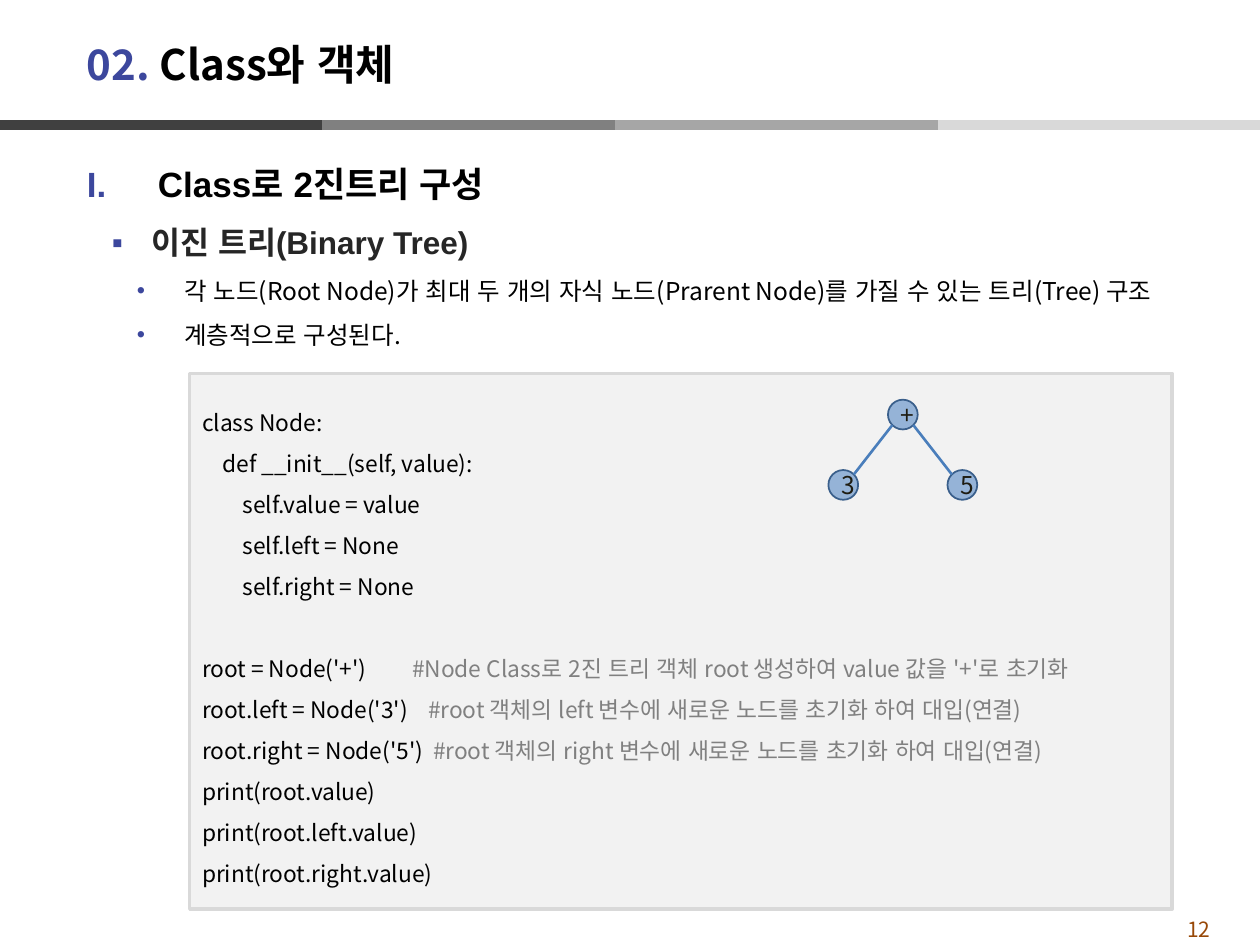
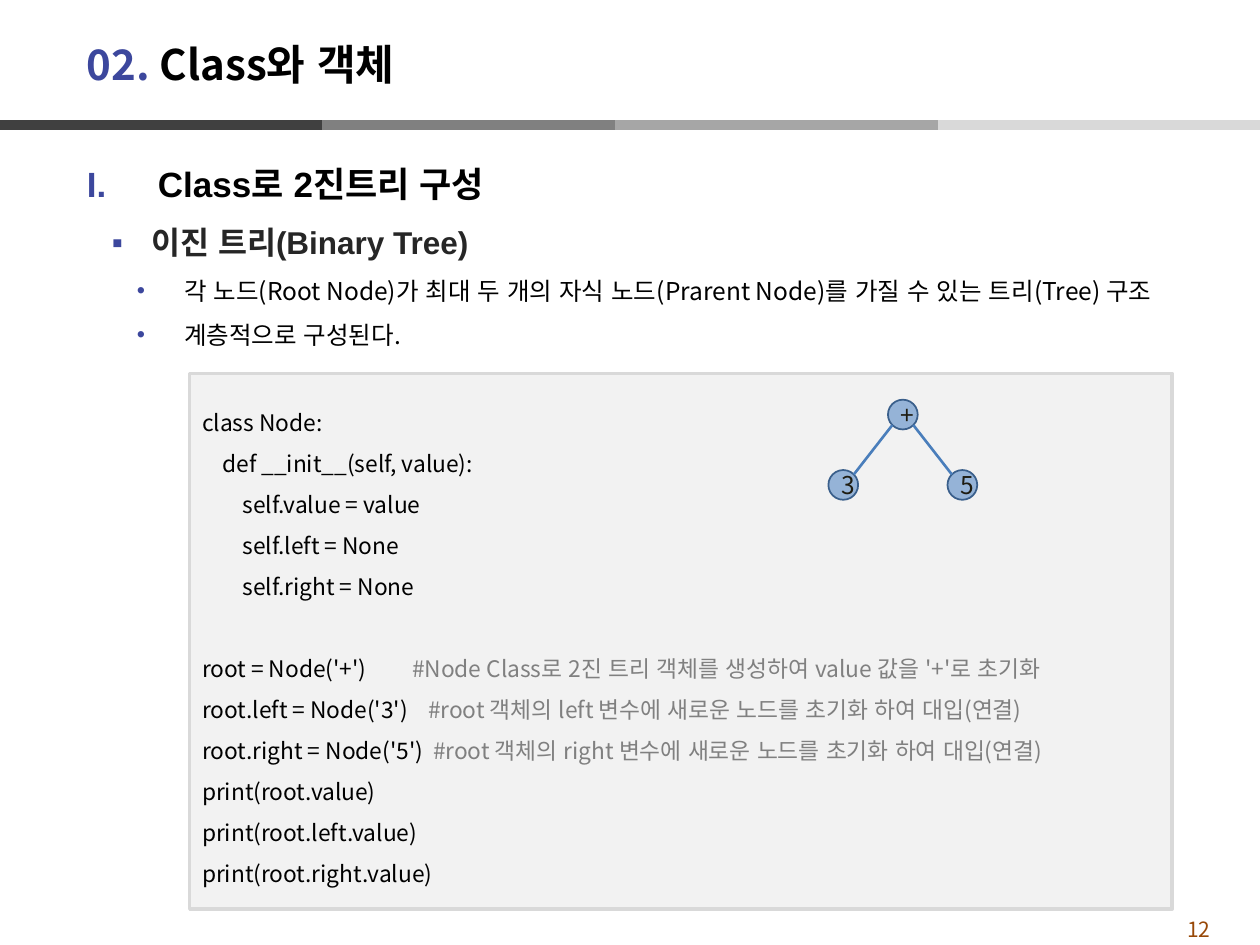
Before and after one commit to dndxor/BCPy, a slide deck: slide 12 of Ch10-재귀함수활용_Class.pptx. Drawn at 1260x945 pixels with LibreOffice and Linux fonts; fonts in the diff are those of the drawing. Boxes give left, top, right and bottom in pixels: in the first picture for what was removed or moved away, otherwise in the second. Text is boxed around its words. In the diff, an @@ line names an element or a change of style, - is before the commit and + after.

```diff
--- a/Ch10-재귀함수활용_Class.pptx
+++ b/Ch10-재귀함수활용_Class.pptx
@@ text in rectangle at [202, 658, 1041, 682]: text changed @@
-root = Node('+') #Node Class로 2진 트리 객체 root 생성하여 value 값을 '+'로 초기화
+root = Node('+') #Node Class로 2진 트리 객체를 생성하여 value 값을 '+'로 초기화
```
Also in this commit, not shown: 10 other slides changed, 42 other files.
